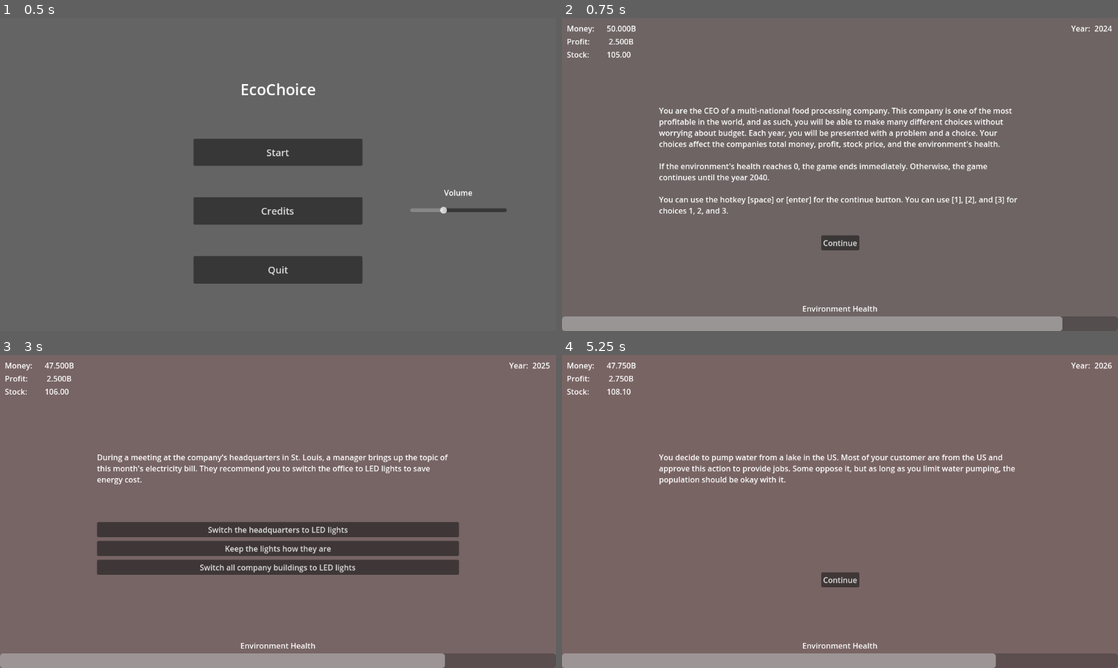
Above: before the commit, frames 1-4 (two rows, left to right).
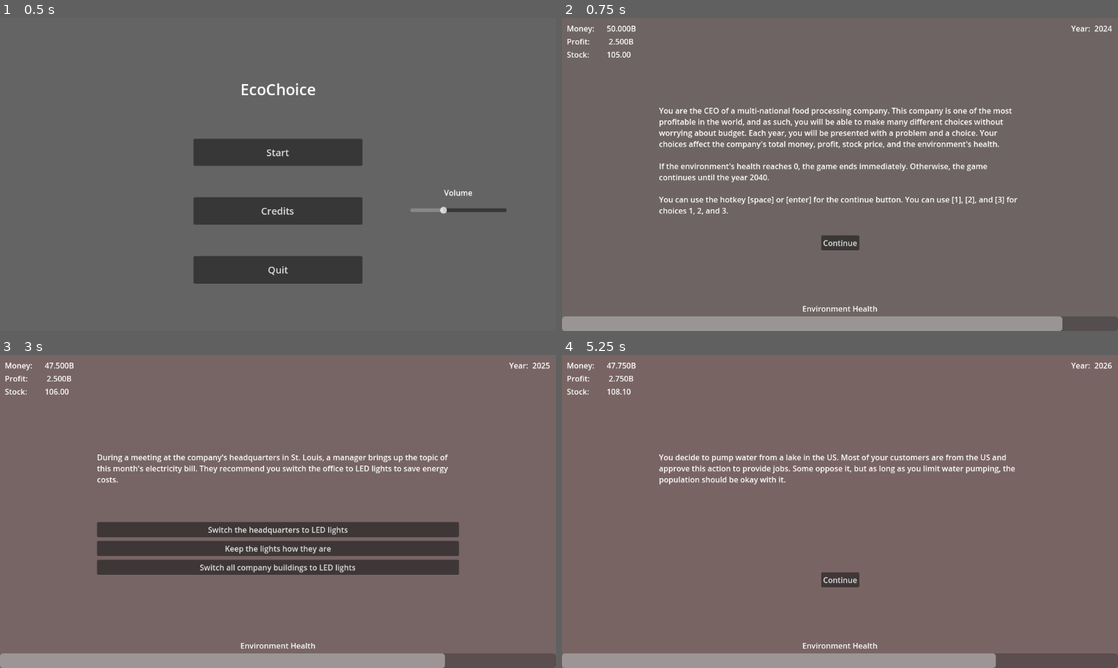
Above: after the commit, the same moments.

Repository: akirumisu/CSC355Game2
Game: Godot game, scene res://scenes/main_menu.tscn
The game is run twice, just before and just after one commit, with the same random seed, the same clock (stepped at 60 frames per second) and the same inputs.
Inputs:
- Up to frame 1 (0.5 s): no input
- Up to frame 2 (0.75 s): click "Start" at 0.5 s
- Up to frame 3 (3 s): click "Continue" at 1.25 s; click "Deny climate change" at 2 s; click "Continue" at 2.75 s
- Up to frame 4 (5.25 s): click "Keep the lights how they are" at 3.5 s; click "Continue" at 4.25 s; click "Pump water from a lake in the…" at 5 s

Frame 1 is identical in both runs. In frame 2, 0.4% of the frame differs, in the area x 35-79%, y 39-42%; in frame 3, 0.4%; in frame 4, 0.2%.

Commit message:
final update

Diff:
--- a/scenes/game.gd
+++ b/scenes/game.gd
@@ -76,7 +76,7 @@
 				Summary.visible = false
 				year += 1
 				environment += environmentRegen
-				if (year >= maxYear or environment < minEnvironment):
+				if (year >= maxYear or environment <= minEnvironment):
 					trigger_ending()
 				else:
 					generate_choice()
@@ -169,7 +169,7 @@
 	year += 1
 	environment += environmentRegen
 
-	if (year >= maxYear or environment < minEnvironment):
+	if (year >= maxYear or environment <= minEnvironment):
 		trigger_ending()
 	else:
 		generate_choice()
--- a/scenes/game.tscn
+++ b/scenes/game.tscn
@@ -124,7 +124,7 @@
 offset_bottom = 56.0
 grow_horizontal = 2
 grow_vertical = 2
-text = "You are the CEO of a multi-national food processing  …(210 unchanged characters)… a choice. Your choices affect the companies total money, profit, stock price, and the environment's health.
+text = "You are the CEO of a multi-national food processing  …(210 unchanged characters)… a choice. Your choices affect the company's total money, profit, stock price, and the environment's health.
 
 If the environment's health reaches 0, the game ends immediately. Otherwise, the game continues until the year 2040.
 
@@ -281,9 +281,9 @@
 grow_vertical = 2
 text = "Throughout this game, you have played the role of a CEO operating a large company. Every choice is made to be realistic, and a choice companies make every year.
 
-Some of these choices are a tough balance between profits an …(135 unchanged characters)…  choices that keep them up with competitiors no matter how detrimental they are to the environment. Harmful effects to the environment subsequently hurt companies and their potential customers in the long-term.
-
-As we head into the future and more companies commit to a net zero policy, competitiors in the sector will be forced to switch as well or risk boycotts and targeted fees. However, companies that profit off of coal and natural gasses cannot be net zero by nature. The only way to reduce the environmental impact from these companies is to reduce reliance on coal and natural gasses to put them out of business.
+Some of these choices are a tough balance between profits an …(135 unchanged characters)…  choices that keep them up with competitors no matter how detrimental they are to the environment. Harmful effects on the environment subsequently hurt companies and their potential customers in the long term.
+
+As we head into the future and more companies commit to a net zero policy, competitors in the sector will be forced to switch as well or risk boycotts and targeted fees. However, companies that profit off of coal and natural gasses cannot be net zero by nature. The only way to reduce the environmental impact of these companies is to reduce reliance on coal and natural gasses to put them out of business.
 
 Inspiration: Nestlé, ExxonMobil, & Fiji Water"
 
--- a/scripts/choice_script.gd
+++ b/scripts/choice_script.gd
@@ -8,38 +8,38 @@
 var summary1Option2 = "You slightly reduce CO2 emissions by reducing production of the company. It is nothing major, but comes at a cost to the company. As a new CEO, you were unsure of how to cut CO2 emissions without lowering production, but there must be specific ways in the future."
 var summary1Option3 = "You greatly reduce CO2 emissions by reducing production of the company. You are helping the envi …(183 unchanged characters)…
 
-var choice2Text = "During a meeting at the company's headquarters in St. Louis, a manager brings up the topic of this month's electricity bill. They recommend you to switch the office to LED lights to save energy cost."
+var choice2Text = "During a meeting at the company's headquarters in St. Louis, a manager brings up the topic of this month's electricity bill. They recommend you switch the office to LED lights to save energy costs."
 var choice2Option1 = ["Switch the headquarters to LED lights", 1.05, 0.1, 0.99, ""]
 var choice2Option2 = ["Keep the lights how they are", 1.0, 0.0, 1.0, ""]
 var choice2Option3 = ["Switch all company buildings to LED lights", 1.1, 0.2, 0.98, ""]
-var summary2Option1 = "The savings from using LED lights are …(83 unchanged characters)… ghting is only a tiny part of the companies expenses, so the amount you save equally tiny. Thankfully, having a smaller electricity bill helps out the environment."
+var summary2Option1 = "The savings from using LED lights are …(83 unchanged characters)… ghting is only a tiny part of the company's expenses, so the amount you save is equally tiny. Thankfully, having a smaller electricity bill helps out the environment."
 var summary2Option2 = "You decide to keep the lights how they are. Changing all the lights sounds too complicated, spending less on electricity is not a priority, it seems."
-var summary2Option3 = "The savings from using LED lights are …(75 unchanged characters)… ghting is only a tiny part of the companies expenses, so the amount you save equally tiny. Thankfully, having a smaller electricity bill helps out the environment."
+var summary2Option3 = "The savings from using LED lights are …(75 unchanged characters)… ghting is only a tiny part of the company's expenses, so the amount you save is equally tiny. Thankfully, having a smaller electricity bill helps out the environment."
 
 # https://en.wikipedia.org/wiki/Controversies_of_Nestl%C3%A9
 var choice3Text = "You have received a tip that other companies are buying lakes to start their own bottled water products. What do you do?"
 var choice3Option1 = ["Pump water from a lake in the US", 1.1, -2.0, 0.9, ""]
 var choice3Option2 = ["Buy cheap lakes in a 3rd world country", 1.3, -5.0, 0.9, ""]
 var choice3Option3 = ["Drill underground reservoirs for water", 1.3, -10.0, 0.8, ""]
-var summary3Option1 = "You decide to pump water from a lake in the US. Most of your customer are from the US and approve this action to provide jobs. Some oppose it, but as long as you limit water pumping, the population should be okay with it."
+var summary3Option1 = "You decide to pump water from a lake in the US. Most of your customers are from the US and approve this action to provide jobs. Some oppose it, but as long as you limit water pumping, the population should be okay with it."
 var summary3Option2 = "You buy cheap lakes from a 3rd world country. Instead of selling water to citizens in the country, you decide to market your water to US customers. This creates immense profits. The citizens from the 3rd world country are harmed by this practice."
 var summary3Option3 = "You drill underground reservoirs for water. It costs a lot of money to get started, but thankful …(254 unchanged characters)…
 
 # https://afdc.energy.gov/vehicles/natural-gas
 var choice4Text = "The company is expanding greatly and needs a new flight of semi-trucks to deliver food products. What kind of fleet should you buy?"
 var choice4Option1 = ["Electric semi-trucks", 1.1, 1.0, 0.85, ""]
-var choice4Option2 = ["Compressed natural gas trucks", 1.2, -10, 0.95, ""]
-var choice4Option3 = ["Traditional semi-trucks", 1.3, -15.0, 0.9, ""]
+var choice4Option2 = ["Compressed natural gas trucks", 1.2, -20, 0.95, ""]
+var choice4Option3 = ["Traditional semi-trucks", 1.3, -30.0, 0.9, ""]
 var summary4Option1 = "You replace the fleet of semi-trucks with... electric semi-trucks. They were cheaper through a government tax write-off. The lower mileage until stopping for a recharge slightly lowered your production, but the environment thanks you."
 var summary4Option2 = "You replace the fleet of semi-trucks with... compressed natural gas trucks. There are some refue …(183 unchanged characters)…
 var summary4Option3 = "You replace the fleet of semi-trucks with... the same semi-trucks again. The other choices sounded too fancy and complicated. After all, other companies are still sticking with traditional semi-trucks as long as they can."
 
 var choice5Text = "You receive another tip involving bottled water. Your competitors are planning on increasing their bottled water production along with aggressive marketing for a larger market share. What do you do?"
-var choice5Option1 = ["Increase production and marketing by 50%", 1.2, -5.0, 0.8, ""]
-var choice5Option2 = ["Increase production and marketing by 100%", 1.3, -10.0, 0.6, ""]
+var choice5Option1 = ["Increase production and marketing by 50%", 1.2, -12.5, 0.8, ""]
+var choice5Option2 = ["Increase production and marketing by 100%", 1.3, -25.0, 0.6, ""]
 var choice5Option3 = ["Leave the bottled water industry", 0.8, 1.0, 1.0, ""]
-var summary5Option1 = "You increase production and marketing by 50%. This move results in the company staying competitive in the bottled water market. The environment is not happy about it, but your stockholders enjoy it."
-var summary5Option2 = "You double down and increase producti …(65 unchanged characters)… ed water increased even after competitors marketing. Unfortunately, you get into …(113 unchanged characters)…
+var summary5Option1 = "You increase production and marketing by 50%. This move resulted in the company staying competitive in the bottled water market. The environment is not happy about it, but your stockholders enjoy it."
+var summary5Option2 = "You double down and increase producti …(65 unchanged characters)… ed water increased even after competitor’s marketing. Unfortunately, you get into …(113 unchanged characters)…
 var summary5Option3 = "You leave the bottled water industry. Hurting the environment just to stay competitive is not worth it."
 
 # https://www.powermag.com/the-solar-and-wind-power-cost-value-conundrum/
@@ -48,14 +48,14 @@
 var choice6Option2 = ["Keep using the energy grid", 1.0, 0.0, 1.0, ""]
 var choice6Option3 = ["Invest in wind turbines", 1.0, 0.5, 0.96, ""]
 var summary6Option1 = "You invest in solar panels. These are cheap, but you have to also invest in some large-scale batteries for the night. It's almost enough to completely offset energy consumption from the grid."
-var summary6Option2 = "You keep using the energy grid. Everyone else is at the mercy of the energy grid anyway, why change it? Hopefully coal doesn't power too much of the energy you use."
+var summary6Option2 = "You keep using the energy grid. Everyone else is at the mercy of the energy grid anyway, so why change it? Hopefully coal doesn't power too much of the energy you use."
 var summary6Option3 = "You invest in win turbines. The turbines are generating power 24/7 from the wind, and are almost enough to completely offset energy consumption from the grid."
 
 var choice7Text = "Competitors have been increasing production every year. It looks like your company will start to fall behind if nothing is done. A new mega factory should be constructed."
 var choice7Option1 = ["Build a traditional factory", 1.8, -20.0, 0.5, ""]
-var choice7Option2 = ["Build an energy efficient factory", 2.0, -10.0, 0.3, ""]
+var choice7Option2 = ["Build an energy-efficient factory", 2.0, -10.0, 0.3, ""]
 var choice7Option3 = ["Build 2 traditional mega factories", 3.5, -50.0, 0.0, ""]
-var summary7Option1 = "You build a traditional factory. Just like all your other factories. Hopefully you won't have to improve or remodel this new mega factory any time soon. The profits generated should put you ahead of competitors."
+var summary7Option1 = "You build a traditional factory. Just like all your other factories. Hopefully, you won't have to improve or remodel this new mega factory any time soon. The profits generated should put you ahead of competitors."
 var summary7Option2 = "You build an energy efficient factory. That was expensive. The good news is that this factory wi …(185 unchanged characters)…
 var summary7Option3 = "Why build only 1 factory, when you have the money to build 2? Uh oh, looks like the environment is not happy with this one."
 
@@ -64,7 +64,7 @@
 var choice8Option2 = ["Host online-only company meetings", 1.1, 2.0, 1.0, ""]
 var choice8Option3 = ["Continue to host in-person company meetings", 1.0, 0.0, 1.0, ""]
 var summary8Option1 = "You host hybrid company meetings, where people can choose to join in-person or online. Fewer people are flying to these meetings and instead opting to join online. It turns out you are helping the environment while providing a choice to others."
-var summary8Option2 = "You host online-only company meetings. Fewer people have to fly to these meetings, and instead join online where ever they are located. It turns out you  …(205 unchanged characters)…
+var summary8Option2 = "You host online-only company meetings. Fewer people have to fly to these meetings and instead join online wherever they are located. It turns out you  …(205 unchanged characters)…
 var summary8Option3 = "You continue to host in-person company meetings. Nothing is different from before."
 
 # https://www.winman.com/blog/8-ways-manufacturers-can-lower-their-carbon-footprint
@@ -72,58 +72,58 @@
 var choice9Option1 = ["Reduce packaging and recycle more", 1.05, 1.0, 0.98, ""]
 var choice9Option2 = ["Monitor energy usage", 1.05, 1.0, 0.98, ""]
 var choice9Option3 = ["Review route logistics", 1.1, 2.0, 0.96, ""]
-var summary9Option1 = "Reducing package saved your company a small amount every day, it adds up over time. By recycling, you are also helping out the environment. This only cost a small amount of money to implement."
+var summary9Option1 = "Reducing package saved your company a small amount every day, it adds up over time. By recycling, you are also helping out the environment. This only costs a small amount of money to implement."
 var summary9Option2 = "You monitor the energy usage at the mega factory. It turns out, there were some ways to save even more energy. Lights were staying on when they weren't supposed to. You helped out the environment as well as boosted profits a little bit."
-var summary9Option3 = "You review the route logistics for trucks at the mega factory. It costed more to have an expert review this, but the results are shocking. Taking an alternate route during the week-days can result in a 10% shorter drive, saving fuel costs as well as helping the environment."
+var summary9Option3 = "You review the route logistics for trucks at the mega factory. It costs more to have an expert review this, but the results are shocking. Taking an alternate route during the week-days can result in a 10% shorter drive, saving fuel costs as well as helping the environment."
 
-var choice10Text = "The food processing sector has gone down. Stockholders are worried about the companies future. Perhaps you should try dipping your toes in another sector?"
+var choice10Text = "The food processing sector has gone down. Stockholders are worried about the company's future. Perhaps you should try dipping your toes in another sector?"
 var choice10Option1 = ["Oil transportation", 1.1, -20.0, 0.6, ""]
 var choice10Option2 = ["Clean energy production", 1.2, 1.0, 0.6, ""]
 var choice10Option3 = ["Start a fast food chain", 1.25, -10.0, 0.6, ""]
-var summary10Option1 = "You decide to try out the oil transp …(118 unchanged characters)…  seen as controversial, and some people start boycotting your company for getting inv …(179 unchanged characters)…
+var summary10Option1 = "You decide to try out the oil transp …(118 unchanged characters)…  seen as controversial, and some people have started boycotting your company for getting inv …(179 unchanged characters)…
 var summary10Option2 = "You decide to try out the energy production sector. After consulting with experts, it looks lik …(205 unchanged characters)…
-var summary10Option3 = "You start a small fast food chain with a few locations. Many people know your companies brand and line up at the door to try signature menu items. The environmental impact of fast food chains is more than you had considered. Hopefully the population won't notice, or you will have to make changes."
+var summary10Option3 = "You start a small fast food chain with a few locations. Many people know your company's brand and line up at the door to try signature menu items. The environmental impact of fast food chains is more than you had considered. Hopefully, the population won't notice, or you will have to make changes."
 
 var choice11Text = "A lead IT manager has contacted you. The company has grown so much that there are too many API calls to the company's database. Something will have to change, or the company will be forced to pay for a higher tier through AWS."
-var choice11Option1 = ["Reduce the amount of API calls", 1.0, 0.5, 0.95, ""]
+var choice11Option1 = ["Reduce the number of API calls", 1.0, 0.5, 0.95, ""]
 var choice11Option2 = ["Switch to a carbon net zero cloud service", 1.2, 2.0, 1.0, ""]
 var choice11Option3 = ["Clean up old code of and get rid of old services", 1.0, 1.0, 0.95, ""]
 var summary11Option1 = "You decide to hire a few more cloud engineers so they can look into if all the calls are necess …(183 unchanged characters)…
-var summary11Option2 = "You switch away from AWS to another company. It turns out, while their data centers are powered by  …(225 unchanged characters)…
-var summary11Option3 = "You decide to hire some software engineers to clean up old code of and get rid of old services. Some of the …(207 unchanged characters)…
+var summary11Option2 = "You switch away from AWS to another company. It turns out, that while their data centers are powered by  …(225 unchanged characters)…
+var summary11Option3 = "You decide to hire some software engineers to clean up old code and get rid of old services. Some of the …(207 unchanged characters)…
 
 var choice12Text = "To increase profits this year, you decide to do another improvement to the mega factory."
 var choice12Option1 = ["Simply increase production", 1.5, -10.0, 1.0, ""]
 var choice12Option2 = ["Capture and reuse heat", 1.1, 1.0, 0.9, ""]
 var choice12Option3 = ["Recycle unused office supplies and clutter", 1.0, 0.5, 1.0, ""]
-var summary12Option1 = "You simply increase production. This generates more profit at the cost of hurting the environment."
-var summary12Option2 = "You capture and reuse heat as energy. Over all, the mega factory produces a lot of heat, so now you won't have to pay as much electricity to keep the mega factory running."
-var summary12Option3 = "You recycle unused office supplies and clutter throughout the mega factories offices. It's not much, but it helps clean up the place."
+var summary12Option1 = "You simply increase production. This generates more profit at the cost of hurting the environment. There are inefficiencies at the mega factory that you should have tried to fix first."
+var summary12Option2 = "You capture and reuse heat as energy. Overall, the mega factory produces a lot of heat, so now you won't have to pay as much electricity to keep the mega factory running. Depending on where you get your electricity from determines how much this helps the environment."
+var summary12Option3 = "You recycle unused office supplies and clutter throughout the mega factory’s offices. It's not much, but it helps clean up the place and the materials will be recycled into new goods in the future. Employees are more productive without the useless clutter."
 
 var choice13Text = "With the mega factory, supply is at an all-time high. But you aren't getting as many customers. Looks like you will need to start advertising more."
 var choice13Option1 = ["Advertise online", 1.3, -0.5, 0.85, ""]
 var choice13Option2 = ["Build billboards", 1.2, -1.0, 0.9, ""]
-var choice13Option3 = ["Build digital billboards", 1.1, -5.0, 0.8, ""]
-var summary13Option1 = "You advertise online. It works better than you expected and people flock to the stores to buy your product. There is also a slight harm to the environment from the energy used to show your ad campaign."
-var summary13Option2 = "You contract some billboards to be built. It works and people flock to the stores to buy your product. There is also a slight harm to the environment for cutting down trees building these billboards."
-var summary13Option3 = "You contract some digital billboards …(79 unchanged characters)… didn't realize this, but the energy cost for digital billboards are extreme. The increased energy hurts the environment more than traditional billboards."
+var choice13Option3 = ["Build digital billboards", 1.1, -4.0, 0.8, ""]
+var summary13Option1 = "You advertise online. It works better than you expected and people flock to the stores to buy your product. Surprisingly, there is a slight harm to the environment from the energy used to show your ad campaign."
+var summary13Option2 = "You contract some billboards to be built. It works and people flock to the stores to buy your product. There is also a slight harm to the environment for cutting down trees to install these billboards along the highway."
+var summary13Option3 = "You contract some digital billboards …(79 unchanged characters)… didn't realize this, but the energy costs for digital billboards are extreme. The increased energy hurts the environment more than traditional billboards. Furthermore, cutting down trees to install billboards along the highway hurts the environment."
 
-var choice14Text = "The board of directives and senior managers at the company have worked hard over the years and are in need of a vacation. What kind of vacation do you think they deserve?"
+var choice14Text = "The board of directors and senior managers at the company have worked hard over the years and need a vacation. What kind of vacation do you think they deserve?"
 var choice14Option1 = ["A private jet vacation to the Bahamas", 1.0, -10.0, 0.7, ""]
 var choice14Option2 = ["A private jet vacation to Dubai", 1.0, -10.0, 0.7, ""]
-var choice14Option3 = ["No vacation, instead give them just compensation", 1.0, 0.0, 0.8, ""]
-var summary14Option1 = "You give the board of directives and senior managers a private jet vacation to the Bahamas. The private jets are expensive and contribute to pollution, but everyone is enjoying themselves in the Bahamas."
-var summary14Option2 = "You give the board of directives and senior managers a private jet vacation to Dubai. The private jets are expensive and contribute to pollution. This is also a way for your company to network and reach out to others for joint business deals."
-var summary14Option3 = "You give the board of directives and senior managers a hefty fund for their continued service over the years. You also end up spending less money by not scheduling a vacation."
+var choice14Option3 = ["No vacation, just compensate them instead", 1.0, 0.0, 0.8, ""]
+var summary14Option1 = "You give the board of directors and senior managers a private jet vacation to the Bahamas. Everyone is enjoying themselves in the Bahamas, but the private jets are expensive and contribute to pollution. Perhaps the company should look into commercial flights or a ship for transportation instead."
+var summary14Option2 = "You give the board of directors and senior managers a private jet vacation to Dubai. This is also a way for your company to network and reach out to others for joint business deals. The private jets are expensive and contribute to pollution. Perhaps the company should look into commercial flights or a ship for transportation instead."
+var summary14Option3 = "You keep things simple and give the board of directors and senior managers a hefty fund for their continued service over the years. The board of directors and senior managers probably prefer to spend their money however they see fit anyway. You end up spending less money by not scheduling a vacation."
 
 # https://en.wikipedia.org/wiki/ExxonMobil_climate_change_denial#Lobbying_against_emissions_regulations
 var choice15Text = "Congress have cracked down on climate change to appease the population. If the deal goes through, your company will have to lower CO2 emissions or take hefty fines."
-var choice15Option1 = ["Slightly lower emissions", 1.0, 0.5, 0.95, ""]
+var choice15Option1 = ["Lower emissions", 1.0, 0.5, 0.95, ""]
 var choice15Option2 = ["Do nothing", 1.0, -5.0, 0.8, ""]
 var choice15Option3 = ["Lobby against emissions regulations", 1.1, -25.0, 0.95, ""]
-var summary15Option1 = "You slightly lower emissions through buying energy efficient products here and there. It is not much, but your company does not have to pay a fine."
+var summary15Option1 = "You lower emissions by buying energy-efficient products here and there. The company's emissions aren’t much lowered, but on a national scale, it adds up to all the other companies lowering emissions. Your company will not have to pay a fine."
 var summary15Option2 = "You do nothing. The deal went through Congress, and your company was forced to pay a fine. Thankfully, the profit from production mostly offset the fines."
-var summary15Option3 = "You lobby against emissions regulations. It was... successful. It may be bad for the environment, but your stockholders are happy."
+var summary15Option3 = "You lobby against emissions regulations. It was not successful. The deal went through Congress, and your company was forced to pay a fine. Thankfully, the profit from production mostly offset the fines."
 
 var choice16Text = "The population is still becoming increasingly worried about climate change. People have started to boycott your company, along with other companies who do not have a net zero carbon plan."
 var choice16Option1 = ["Introduce a net zero plan... and stick to it", 0.9, 1.0, 0.5, ""]
Not shown, changed: export_presets.cfg
